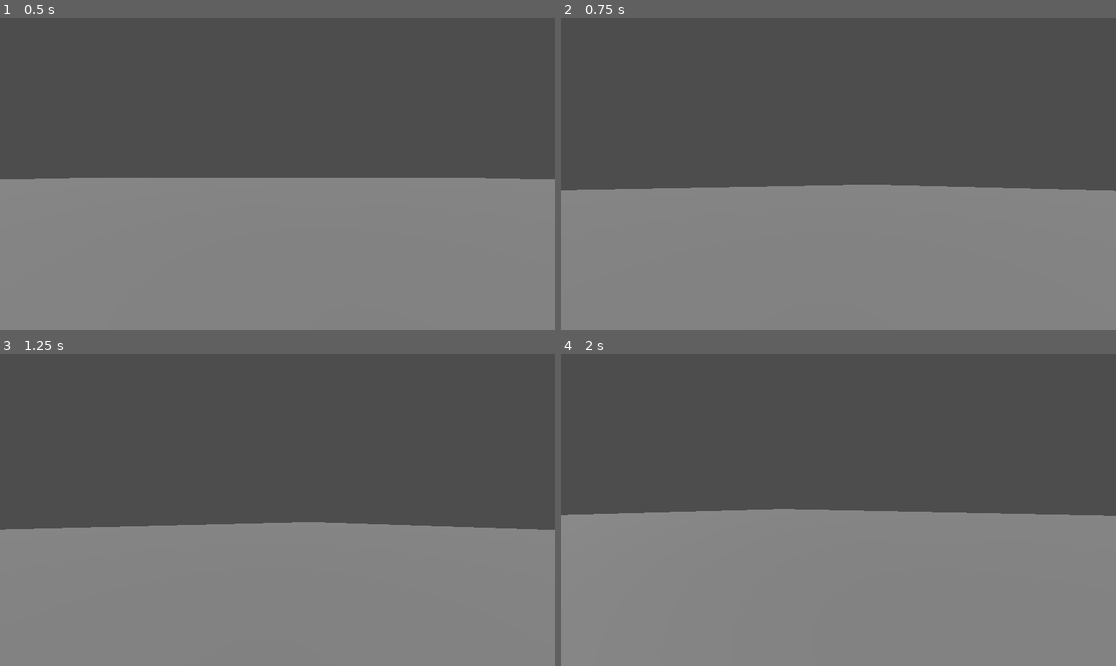
Above: before the commit, frames 1-4 (two rows, left to right).
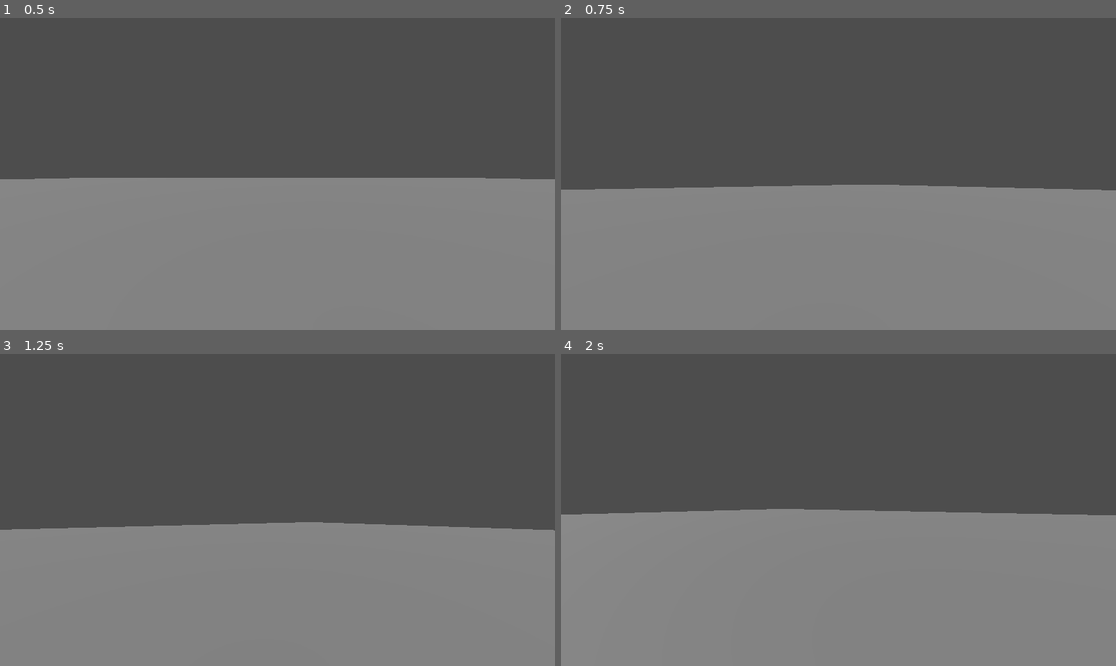
Above: after the commit, the same moments.

Repository: WNPendleton/ggj24
Game: Godot game, scene res://scenes/humanhyenagame.tscn
The game is run twice, just before and just after one commit, with the same random seed, the same clock (stepped at 60 frames per second) and the same inputs. This scene is started directly instead of the project's main scene.
Inputs (mouse positions are in pixels of both pictures, inside the frame that each line leads up to):
- Up to frame 1 (0.5 s): no input
- Up to frame 2 (0.75 s): tap Enter at 0.5 s; move the mouse to (866, 174) at 0.52 s; hold W (forward) from 0.53 s (still down); tap Space (jump) at 0.6 s
- Up to frame 3 (1.25 s): keep holding W (forward); tap Space (jump) at 0.77, 1.07 s
- Up to frame 4 (2 s): keep holding W (forward); tap Space (jump) at 1.25, 1.35, 1.52, 1.82 s; move the mouse to (810, 510) at 1.27 s

Frame 1 is identical in both runs. In frame 2, less than 0.1% of the frame differs, in the area x 0-100%, y 53-56%; in frame 3, less than 0.1%; in frame 4, less than 0.1%.
Error after the commit: Invalid assignment of property or key 'current' with value of type 'bool' on a base object of type 'null instance'. (res://scripts/player_controller.gd:24)

Commit message:
updating player spawning?

Diff:
--- a/prefabs/player_character.tscn
+++ b/prefabs/player_character.tscn
@@ -1,16 +1,17 @@
-[gd_scene load_steps=5 format=3 uid="uid://dv1x2eqq0s0lw"]
+[gd_scene load_steps=6 format=3 uid="uid://dv1x2eqq0s0lw"]
 
 [ext_resource type="Script" path="res://scripts/player_controller.gd" id="1_tlqjf"]
+[ext_resource type="Script" path="res://scripts/PlayerInput.gd" id="2_itt7v"]
 
 [sub_resource type="CapsuleShape3D" id="CapsuleShape3D_1h4gf"]
 
 [sub_resource type="CapsuleMesh" id="CapsuleMesh_hxaqb"]
 
 [sub_resource type="SceneReplicationConfig" id="SceneReplicationConfig_t48oy"]
-properties/0/path = NodePath(".:position")
+properties/0/path = NodePath(".:player")
 properties/0/spawn = true
-properties/0/replication_mode = 1
-properties/1/path = NodePath(".:rotation")
+properties/0/replication_mode = 0
+properties/1/path = NodePath(".:position")
 properties/1/spawn = true
 properties/1/replication_mode = 1
 
@@ -27,5 +28,8 @@
 [node name="Mesh" type="MeshInstance3D" parent="."]
 mesh = SubResource("CapsuleMesh_hxaqb")
 
-[node name="MultiplayerSynchronizer" type="MultiplayerSynchronizer" parent="."]
+[node name="ServerSynchronizer" type="MultiplayerSynchronizer" parent="."]
 replication_config = SubResource("SceneReplicationConfig_t48oy")
+
+[node name="PlayerInput" type="MultiplayerSynchronizer" parent="."]
+script = ExtResource("2_itt7v")
--- a/scenes/humanhyenagame.tscn
+++ b/scenes/humanhyenagame.tscn
@@ -54,5 +54,6 @@
 [node name="MultiplayerSpawner" type="MultiplayerSpawner" parent="."]
 _spawnable_scenes = PackedStringArray("res://prefabs/player_character.tscn")
 spawn_path = NodePath("../PlayerNode")
+spawn_limit = 4
 
 [node name="PlayerNode" type="Node3D" parent="."]
--- /dev/null
+++ b/scripts/PlayerInput.gd
@@ -0,0 +1,18 @@
+extends MultiplayerSynchronizer
+
+@export var jumping := false
+@export var direction := Vector2()
+
+# Called when the node enters the scene tree for the first time.
+func _ready():
+	set_process(get_multiplayer_authority() == multiplayer.get_unique_id())
+
+@rpc("call_local")
+func jump():
+	jumping = true
+
+# Called every frame. 'delta' is the elapsed time since the previous frame.
+func _process(delta):
+	direction = Input.get_vector("strafe-left", "strafe_right", "forward", "backward")
+	if Input.is_action_just_pressed("jump"):
+		jump.rpc()
--- a/scripts/humanhyenagame.gd
+++ b/scripts/humanhyenagame.gd
@@ -1,9 +1,31 @@
 extends Node
 
+const SPAWN_RANDOM := 5.0
+@export var CharacterPath : String
 # Called when the node enters the scene tree for the first time.
 func _ready():
-	pass
+	if not multiplayer.is_server():
+		return
+
+	multiplayer.peer_connected.connect(add_player)
+
+	for id in multiplayer.get_peers():
+		add_player(id)
+
 
 # Called every frame. 'delta' is the elapsed time since the previous frame.
 func _process(delta):
 	pass
+
+func _exit_tree():
+	if not multiplayer.is_server():
+		return
+	multiplayer.peer_connected.disconnect(add_player)
+
+func add_player(id: int):
+	var character = preload("res://prefabs/player_character.tscn").instantiate()
+	character.player = id
+	var pos := Vector2.from_angle(randf() * 2 * PI)
+	character.position = Vector3(pos.x * SPAWN_RANDOM * randf(), 0, pos.y * SPAWN_RANDOM * randf())
+	character.name = str(id)
+	$Players.add_child(character, true)
--- a/scripts/player_controller.gd
+++ b/scripts/player_controller.gd
@@ -12,34 +12,52 @@
 
 var gravity = ProjectSettings.get_setting("physics/3d/default_gravity")
 
+@export var player := 1:
+	set(id):
+		player = id
+		$PlayerInput.set_multiplayer_authority(id)
+
+@onready var input = $PlayerInput
+
 func _ready():
-	Input.mouse_mode = Input.MOUSE_MODE_CAPTURED
+	if player == multiplayer.get_unique_id():
+		$Camera3D.current = true
+	#Input.mouse_mode = Input.MOUSE_MODE_CAPTURED
 
 func _physics_process(delta):
 
 	if not is_on_floor():
 		velocity.y -= gravity * delta
 
-	if Input.is_action_just_pressed("jump") and is_on_floor():
+	if input.jumping and is_on_floor():
 		velocity.y = JUMP_VELOCITY
-		screech.rpc()
-
-	if Input.is_action_just_pressed("pause"):
-		if Input.mouse_mode == Input.MOUSE_MODE_CAPTURED:
-			Input.mouse_mode = Input.MOUSE_MODE_VISIBLE
-		else:
-			Input.mouse_mode = Input.MOUSE_MODE_CAPTURED
-
-	var input_dir = Input.get_vector("strafe-left", "strafe-right", "forward", "backward")
-
-	var direction = (transform.basis * Vector3(input_dir.x, 0, input_dir.y)).normalized()
-
+	input.jumping = false
+	#if Input.is_action_just_pressed("jump") and is_on_floor():
+		#velocity.y = JUMP_VELOCITY
+		#screech.rpc()
+	var direction = (transform.basis * Vector3(input.direction.x, 0, input.direction.y)).normalized()
 	if direction:
 		velocity.x = direction.x * SPEED
 		velocity.z = direction.z * SPEED
 	else:
-		velocity.x = 0
-		velocity.z = 0
+		velocity.x = move_toward(velocity.x, 0, SPEED)
+		velocity.z = move_toward(velocity.z, 0, SPEED)
+	#if Input.is_action_just_pressed("pause"):
+		#if Input.mouse_mode == Input.MOUSE_MODE_CAPTURED:
+			#Input.mouse_mode = Input.MOUSE_MODE_VISIBLE
+		#else:
+			#Input.mouse_mode = Input.MOUSE_MODE_CAPTURED
+#
+	#var input_dir = Input.get_vector("strafe-left", "strafe-right", "forward", "backward")
+	#
+	#var direction = (transform.basis * Vector3(input_dir.x, 0, input_dir.y)).normalized()
+
+	#if direction:
+		#velocity.x = direction.x * SPEED
+		#velocity.z = direction.z * SPEED
+	#else:
+		#velocity.x = 0
+		#velocity.z = 0
 
 	move_and_slide()
 
